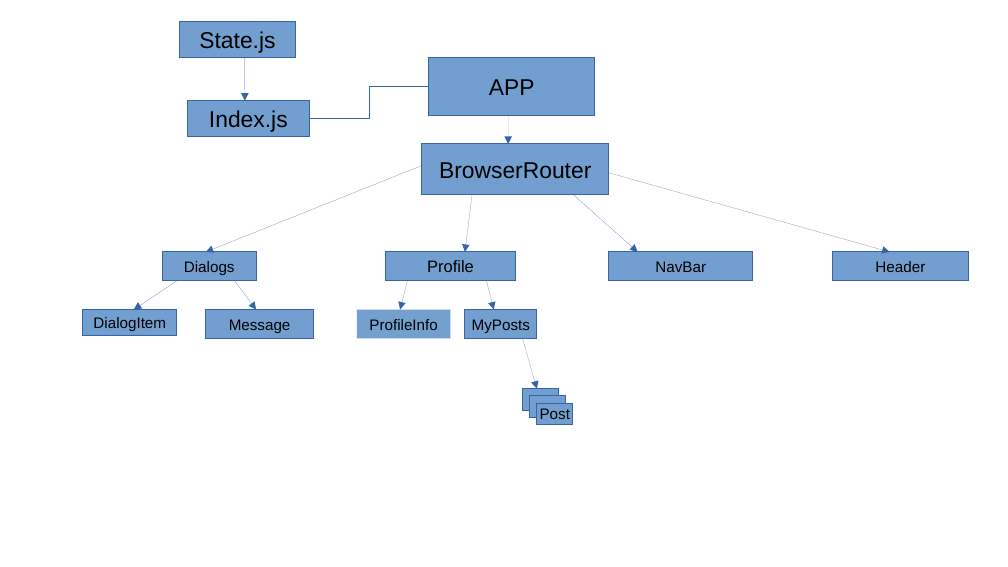
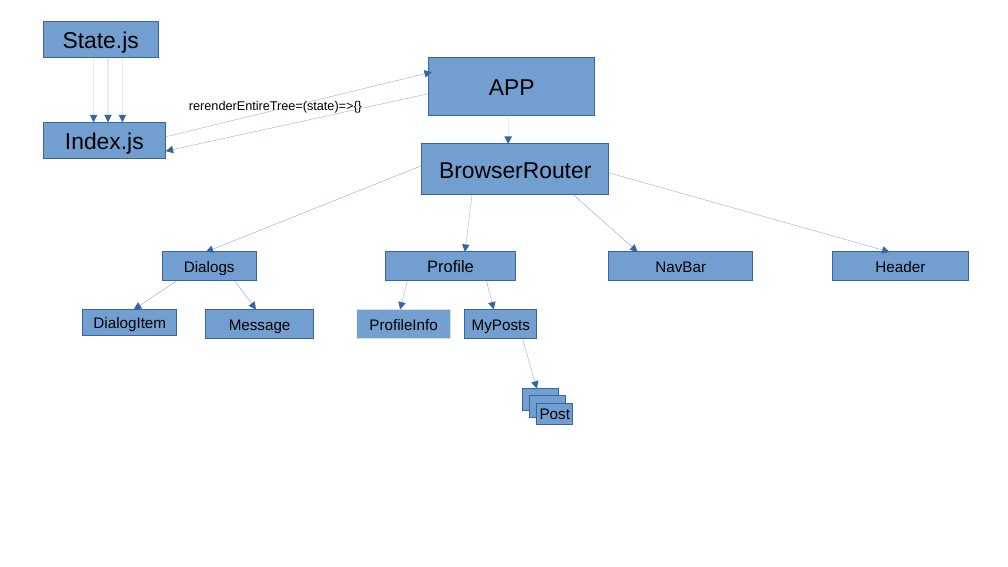
Before and after one commit to prime131017/my-app, a slide deck: slide 1 of Samurai.odp. Drawn at 1008x567 pixels with LibreOffice and Linux fonts; fonts in the diff are those of the drawing. Boxes give left, top, right and bottom in pixels: in the first picture for what was removed or moved away, otherwise in the second. Text is boxed around its words. In the diff, an @@ line names an element or a change of style, - is before the commit and + after.

Commit message:
Refactoring store, state, OOP

```diff
--- a/Samurai.odp
+++ b/Samurai.odp
@@ rectangle "State.js" moved from (x1=180, y1=22, x2=295, y2=58) to (x1=43, y1=22, x2=158, y2=58) @@
@@ arrow added from (93, 58) to (93, 123), #3465A4 0 pt @@
@@ arrow added from (108, 58) to (108, 123), #3465A4 0 pt @@
@@ arrow moved from (245, 58) - (245, 101) to (123, 58) - (123, 123) @@
@@ arrow added from (166, 137) to (432, 72), #3465A4 0 pt @@
@@ elbow line removed from (310, 119) to (429, 86) @@
@@ arrow added from (429, 93) to (166, 151), #3465A4 0 pt @@
@@ text added at (x1=189, y1=100, x2=362, y2=113), 10 pt, text #000000 @@
+rerenderEntireTree=(state)=>{}
@@ rectangle "Index.js" moved from (x1=188, y1=101, x2=310, y2=136) to (x1=43, y1=123, x2=166, y2=158) @@
```
Also in this commit, not shown: 4 other files.
